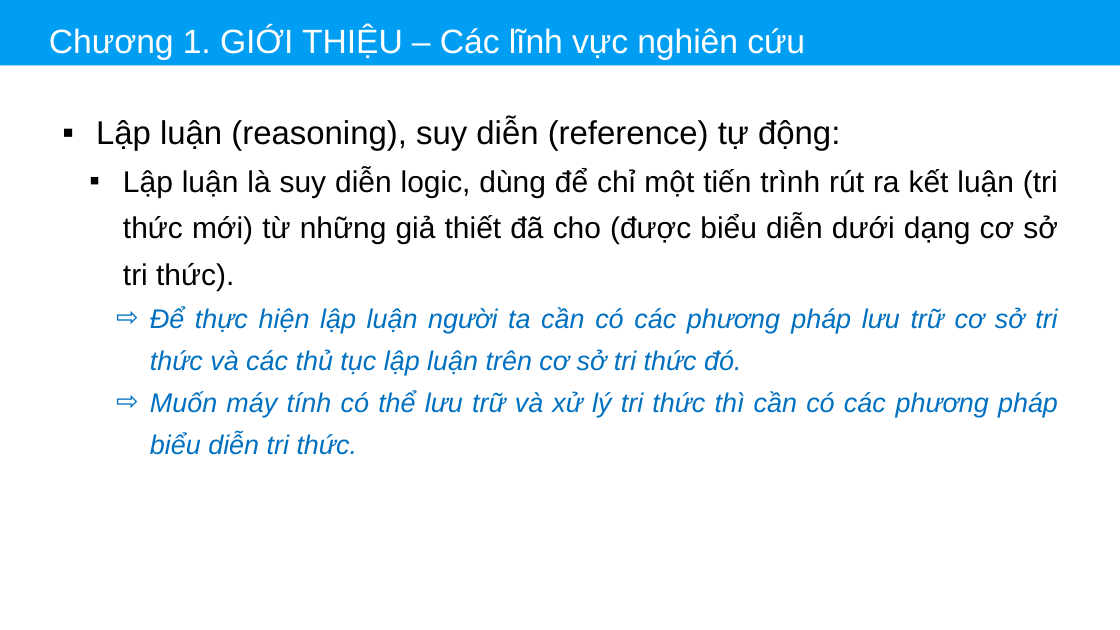
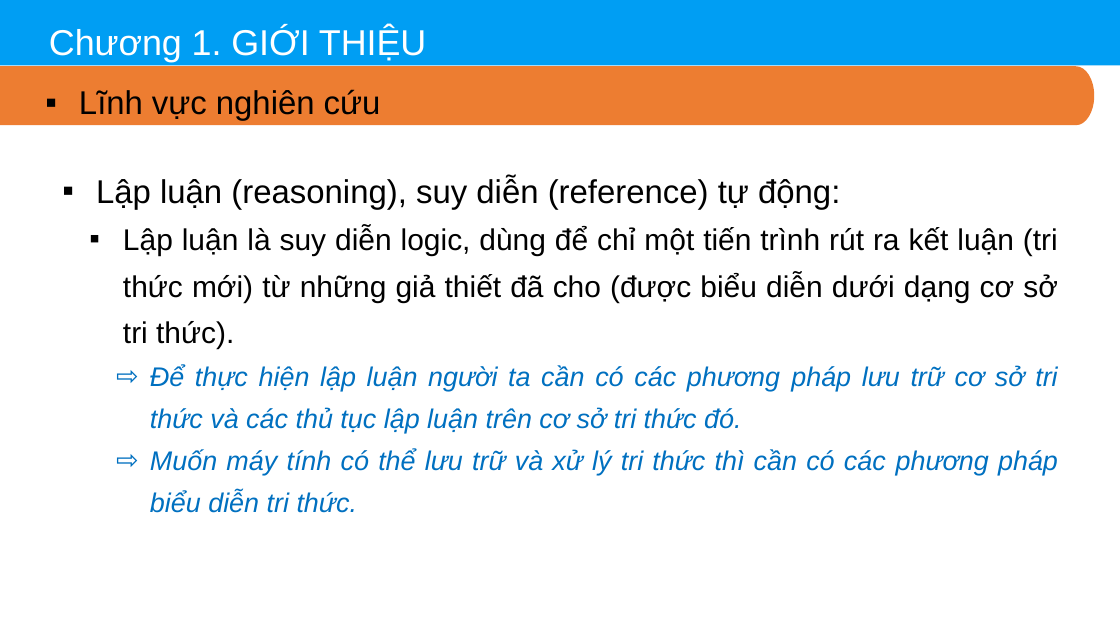
Before and after one commit to thinhdoanvu/AI, a slide deck: slide 12 of Slides/Chuong1_Gioithieu.pptx. Drawn at 1120x630 pixels with LibreOffice and Linux fonts; fonts in the diff are those of the drawing. Boxes give left, top, right and bottom in pixels: in the first picture for what was removed or moved away, otherwise in the second. Text is boxed around its words. In the diff, an @@ line names an element or a change of style, - is before the commit and + after.

```diff
--- a/Slides/Chuong1_Gioithieu.pptx
+++ b/Slides/Chuong1_Gioithieu.pptx
@@ text at (49, 27, 426, 62): text changed; size 45 to 48 pt @@
-Chương 1. GIỚI THIỆU – Các lĩnh vực nghiên cứu
+Chương 1. GIỚI THIỆU
@@ freeform shape added at (0, 66, 1094, 125), fill #ED7D31 @@
@@ text added at (79, 89, 381, 121), 44 pt, text #000000 @@
+▪ Lĩnh vực nghiên cứu
@@ text "Lập luận (reasoning), suy diễn ...": place and size @@
-text "Lập luận (reasoning), suy diễn ..." at (96, 118, 1058, 455)
+text "Lập luận (reasoning), suy diễn ..." at (96, 177, 1058, 513)
```
Also in this commit, not shown: 14 other slides changed, 4 other files.
